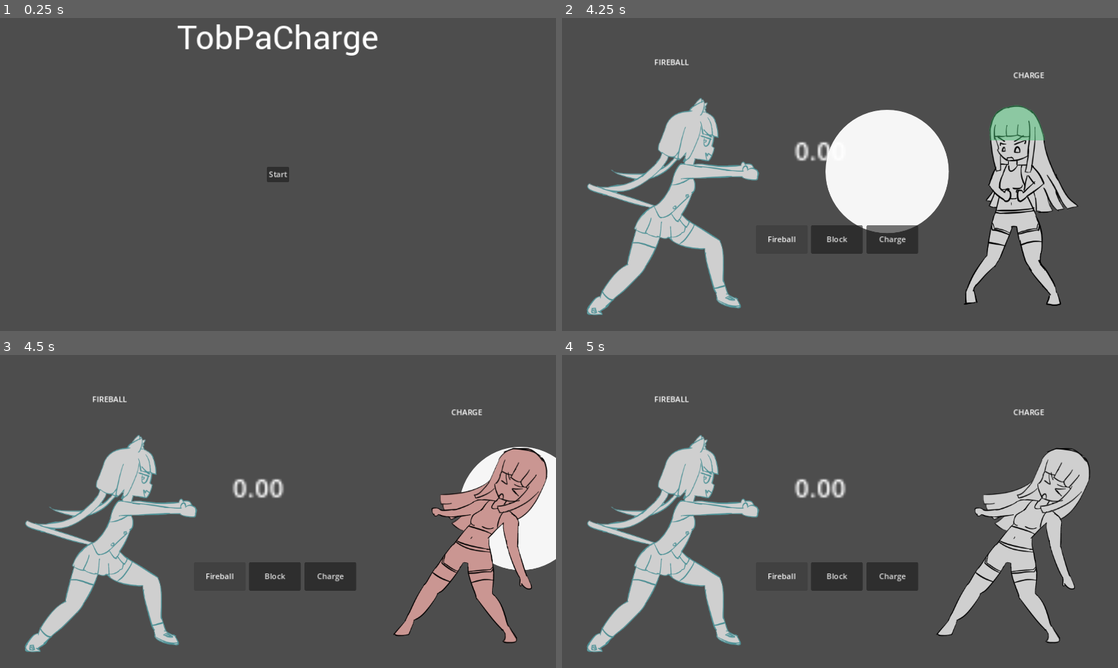
Above: before the commit, frames 1-4 (two rows, left to right).
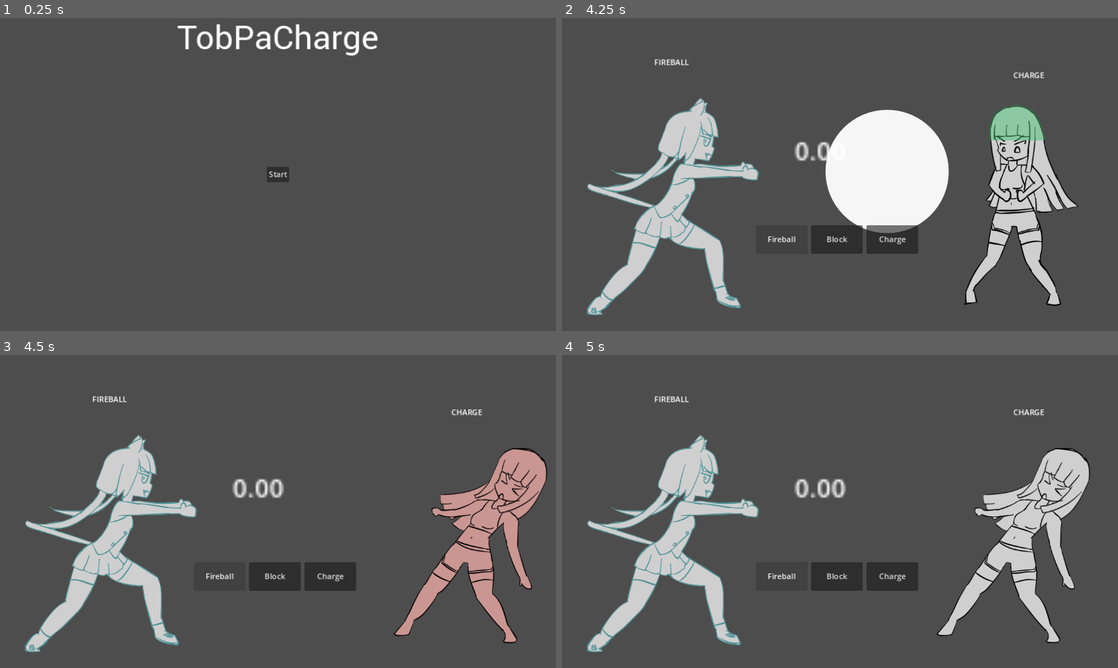
Above: after the commit, the same moments.

Repository: BeatMil/TobPaCharge
Game: Godot game, scene res://scenes/main_menu.tscn
Same seed, same stepped clock (60 frames per second), same inputs: the game is played once before the commit and once after it.
Inputs:
- Up to frame 1 (0.25 s): no input
- Up to frame 2 (4.25 s): click "Start" at 0.5 s; click "Block" at 1.25 s; click "Charge" at 2 s; click "Block" at 2.75 s; click "Fireball" at 3.5 s
- Up to frame 3 (4.5 s): click "Fireball" at 4.25 s
- Up to frame 4 (5 s): no input

Frames 1-2 are identical in both runs. In frame 3, 2.5% of the frame differs, in the area x 83-100%, y 29-69%; in frame 4, nothing differs.

Commit message:
Fix fireball vfx behavior
fireball now explodes on hit with everything

Diff:
--- a/nodes/characters/Player.tscn
+++ b/nodes/characters/Player.tscn
@@ -363,7 +363,6 @@
 position = Vector2(189, -46)
 
 [node name="Area2D" type="Area2D" parent="." groups=["character"]]
-collision_layer = 8
 
 [node name="CollisionShape2D" type="CollisionShape2D" parent="Area2D"]
 shape = SubResource("RectangleShape2D_1yon4")
@@ -371,4 +370,4 @@
 [connection signal="pressed" from="CanvasLayer/Buttons/FireBallButton" to="." method="_on_fire_ball_button_pressed"]
 [connection signal="pressed" from="CanvasLayer/Buttons/BlockButton" to="." method="_on_block_button_pressed"]
 [connection signal="pressed" from="CanvasLayer/Buttons/ChargeButton" to="." method="_on_charge_button_pressed"]
-[connection signal="body_entered" from="Area2D" to="." method="_on_area_2d_body_entered"]
+[connection signal="area_entered" from="Area2D" to="." method="_on_area_2d_area_entered"]
--- a/nodes/characters/bot.tscn
+++ b/nodes/characters/bot.tscn
@@ -319,7 +319,7 @@
 text = "Action"
 
 [node name="Area2D" type="Area2D" parent="." groups=["character"]]
-collision_layer = 0
+collision_layer = 2
 collision_mask = 2
 
 [node name="CollisionShape2D" type="CollisionShape2D" parent="Area2D"]
--- a/nodes/fireball.tscn
+++ b/nodes/fireball.tscn
@@ -121,8 +121,8 @@
 }
 
 [node name="FireBall" type="RigidBody2D" groups=["fireball"]]
-collision_layer = 6
-collision_mask = 4
+collision_layer = 4
+collision_mask = 0
 mass = 0.1
 gravity_scale = 0.0
 max_contacts_reported = 2
@@ -143,12 +143,11 @@
 "": SubResource("AnimationLibrary_aequ7")
 }
 
-[node name="Area2D" type="Area2D" parent="."]
-collision_layer = 8
-collision_mask = 8
+[node name="Area2D" type="Area2D" parent="." groups=["fireball"]]
+collision_layer = 4
+collision_mask = 4
 
 [node name="CollisionShape2D2" type="CollisionShape2D" parent="Area2D"]
 shape = SubResource("CircleShape2D_33pg2")
 
-[connection signal="body_entered" from="." to="." method="_on_body_entered"]
 [connection signal="area_entered" from="Area2D" to="." method="_on_area_2d_area_entered"]
--- a/scripts/Player.gd
+++ b/scripts/Player.gd
@@ -73,8 +73,8 @@
 	$ActionLabel.text = ActionEnum.actions.keys()[chosen_action]
 
 
-func _on_area_2d_body_entered(body):
-	if body.is_in_group("fireball"):
+func _on_area_2d_area_entered(area):
+	if area.is_in_group("fireball"):
 		if chosen_action in [ActionEnum.actions.CHARGE, ActionEnum.actions.CHARGE]:
 			$"AnimationPlayer".play("hitted")
 			hp -= 1
--- a/scripts/fireball.gd
+++ b/scripts/fireball.gd
@@ -28,23 +28,17 @@
 func set_target(target: String):
 	if target == "p1":
 		collision_layer = 0b00000000000000000101
-		$"Area2D".collision_layer = 0b00000000000000000001
+		$"Area2D".collision_layer = 0b00000000000000000101
+		$"Area2D".collision_mask  = 0b00000000000000000101
 	elif target == "p2":
 		collision_layer = 0b00000000000000000110
-		$"Area2D".collision_layer = 0b00000000000000000010
+		$"Area2D".collision_layer = 0b00000000000000000110
+		$"Area2D".collision_mask  = 0b00000000000000000110
 	else:
 		printerr("Please choose target!!")
 
-
-func _on_body_entered(body):
-	print(body.name)
-	if body.is_in_group("fireball"):
-		$"AnimationPlayer".play("explode")
-
 """
-If fireball hit character(player or bot) while BLOCKING, fireball explode
+Fireball always explode when hitted by something
 """
-func _on_area_2d_area_entered(area):
-	if area.is_in_group("character"):
-		if area.get_parent().chosen_action == ActionEnum.actions.BLOCK:
-			$"AnimationPlayer".play("explode_smol")
+func _on_area_2d_area_entered(_area):
+	$"AnimationPlayer".play("explode_smol")
